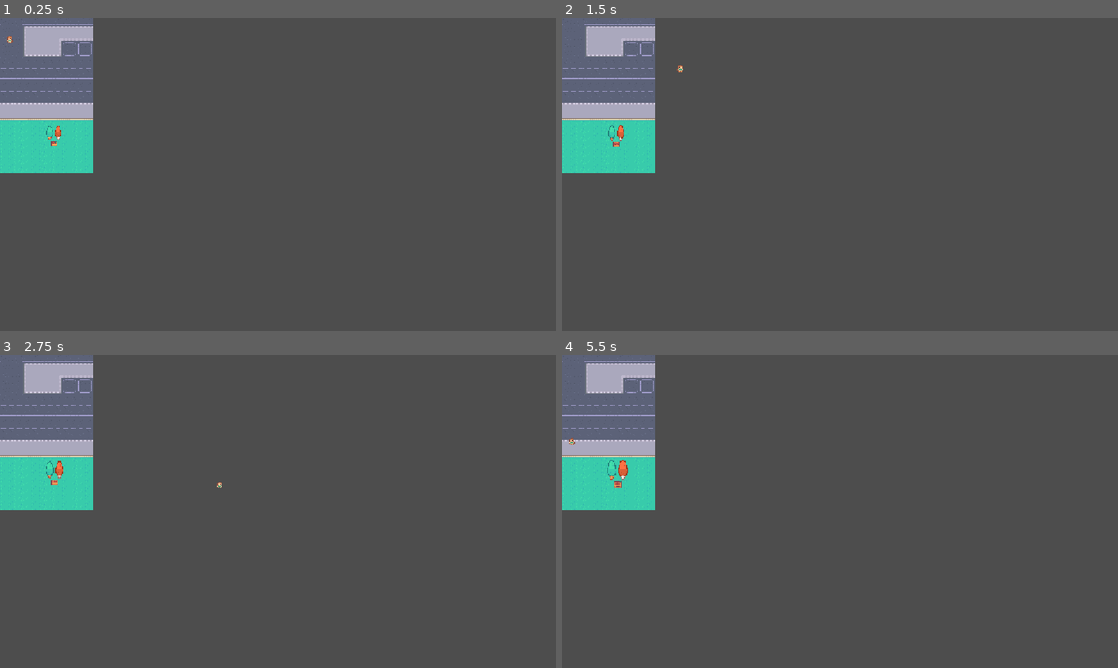
Above: before the commit, frames 1-4 (two rows, left to right).
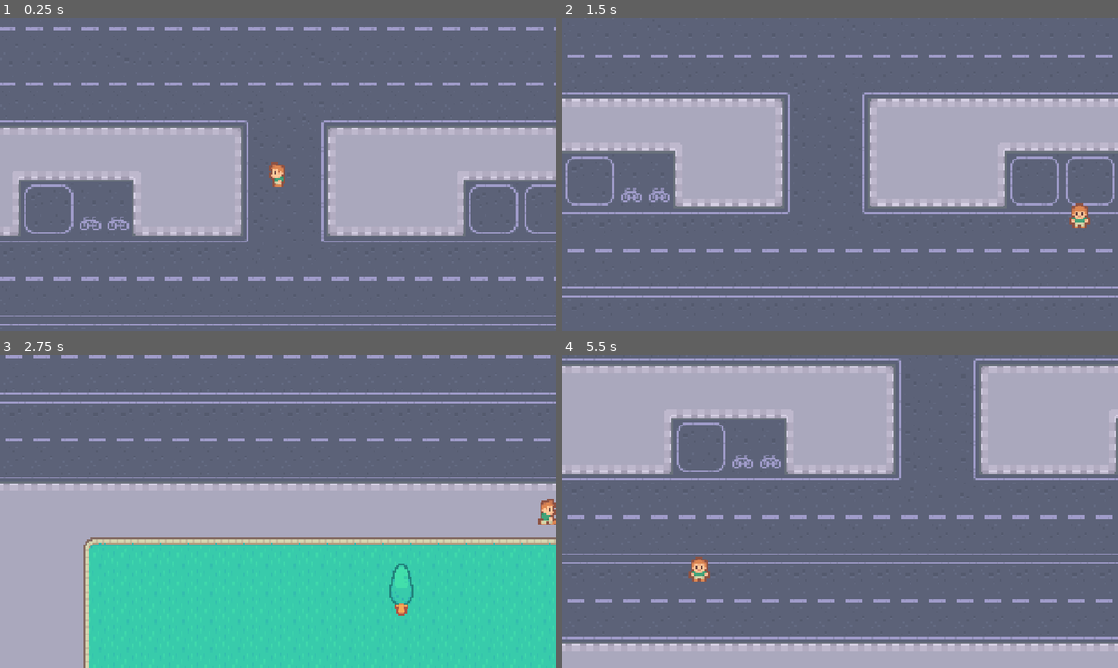
Above: after the commit, the same moments.

Repository: luyuil/godot-study
Game: Godot game, scene res://game.tscn
The game is run twice, just before and just after one commit, with the same random seed, the same clock (stepped at 60 frames per second) and the same inputs.
Inputs:
- Up to frame 1 (0.25 s): no input
- Up to frame 2 (1.5 s): tap Enter at 0.5 s; hold Right (right) 0.53-1.28 s; tap Space (confirm) at 0.6, 1.35 s; hold Down (down) from 1.28 s (still down)
- Up to frame 3 (2.75 s): release Down (down) at 2.03 s; hold Right (right) from 2.03 s (still down); tap Space (confirm) at 2.1 s
- Up to frame 4 (5.5 s): release Right (right) at 2.78 s; hold Up (up) 2.78-3.53 s; tap Space (confirm) every 0.75 s from 2.85 to 5.1 s; hold Left (left) 3.53-5.03 s; hold Down (down) from 5.03 s (still down)

The runs differ from the first frame. In frame 1, 97% of the frame differs, in the area x 0-100%, y 0-100%; in frame 2, 96%; in frame 3, 97%; in frame 4, 98%.

Commit message:
学习了用户输入，摄像机，物理碰撞，动画以及信号

Diff:
--- /dev/null
+++ b/过马路/game.gd
@@ -0,0 +1,16 @@
+extends Node2D
+
+
+# Called when the node enters the scene tree for the first time.
+func _ready() -> void:
+	pass # Replace with function body.
+
+
+# Called every frame. 'delta' is the elapsed time since the previous frame.
+func _process(delta: float) -> void:
+	pass
+
+
+func _on_timer_timeout() -> void:
+	print("beep")
+	pass # Replace with function body.
--- a/过马路/game.tscn
+++ b/过马路/game.tscn
@@ -1,16 +1,58 @@
 [gd_scene format=3 uid="uid://8xhkkif1qxch"]
 
 [ext_resource type="Texture2D" uid="uid://bxl1ncx185hnb" path="res://graphics/map.png" id="1_80nbo"]
+[ext_resource type="Script" uid="uid://8ofkc116ag8b" path="res://game.gd" id="1_fc0e3"]
 [ext_resource type="PackedScene" uid="uid://cw4cbt7a0k4ay" path="res://scenes/palyer.tscn" id="2_e2o6t"]
-[ext_resource type="PackedScene" uid="uid://dse57dah8ap8v" path="res://scenes/decoration.tscn" id="3_feb5d"]
+[ext_resource type="PackedScene" uid="uid://dse57dah8ap8v" path="res://scenes/tree.tscn" id="3_feb5d"]
+
+[sub_resource type="SegmentShape2D" id="SegmentShape2D_8f67h"]
+a = Vector2(7, -247)
+b = Vector2(7, 398)
+
+[sub_resource type="SegmentShape2D" id="SegmentShape2D_op28x"]
+a = Vector2(-194, -322)
+b = Vector2(193, -321)
+
+[sub_resource type="SegmentShape2D" id="SegmentShape2D_rt84h"]
+a = Vector2(-194, 322)
+b = Vector2(194, 322)
+
+[sub_resource type="SegmentShape2D" id="SegmentShape2D_4nysl"]
+a = Vector2(193, 324)
+b = Vector2(193, -321)
 
 [node name="Game" type="Node2D" unique_id=841439719]
+script = ExtResource("1_fc0e3")
+metadata/_edit_vertical_guides_ = [-192.0]
+metadata/_edit_horizontal_guides_ = [-320.0]
 
-[node name="Sprite2D" type="Sprite2D" parent="." unique_id=708167897]
+[node name="BG" type="Sprite2D" parent="." unique_id=708167897]
 texture = ExtResource("1_80nbo")
 
 [node name="Palyer" parent="." unique_id=1358603997 instance=ExtResource("2_e2o6t")]
 position = Vector2(20, 44)
 
-[node name="decoration" parent="." unique_id=142980876 instance=ExtResource("3_feb5d")]
+[node name="Tree" parent="." unique_id=142980876 instance=ExtResource("3_feb5d")]
 position = Vector2(103, 238)
+
+[node name="borders" type="Node2D" parent="." unique_id=1550572604]
+
+[node name="StaticBody2D" type="StaticBody2D" parent="borders" unique_id=694037481]
+
+[node name="CollisionShape2D" type="CollisionShape2D" parent="borders/StaticBody2D" unique_id=1136923354]
+position = Vector2(-201, -75)
+shape = SubResource("SegmentShape2D_8f67h")
+
+[node name="CollisionShape2D2" type="CollisionShape2D" parent="borders/StaticBody2D" unique_id=1311861654]
+shape = SubResource("SegmentShape2D_op28x")
+
+[node name="CollisionShape2D3" type="CollisionShape2D" parent="borders/StaticBody2D" unique_id=1232667288]
+shape = SubResource("SegmentShape2D_rt84h")
+
+[node name="CollisionShape2D4" type="CollisionShape2D" parent="borders/StaticBody2D" unique_id=1963831379]
+shape = SubResource("SegmentShape2D_4nysl")
+
+[node name="Timer" type="Node" parent="." unique_id=173190713]
+
+[node name="Car_Timer" type="Timer" parent="Timer" unique_id=235890394]
+autostart = true
--- a/过马路/project.godot
+++ b/过马路/project.godot
@@ -17,6 +17,8 @@
 
 [display]
 
+window/size/viewport_width=1280
+window/size/viewport_height=720
 window/stretch/mode="canvas_items"
 window/stretch/aspect="expand"
 
--- a/过马路/scenes/decoration.tscn
+++ /dev/null
@@ -1,20 +0,0 @@
-[gd_scene format=3 uid="uid://dse57dah8ap8v"]
-
-[ext_resource type="Texture2D" uid="uid://cyqopkgrpbskv" path="res://graphics/objects/tree1.png" id="1_1wwvk"]
-[ext_resource type="Script" uid="uid://cs2mog6w7rkvy" path="res://scenes/decoration.gd" id="2_cgjip"]
-[ext_resource type="Texture2D" uid="uid://cr43aqopdpxvx" path="res://graphics/objects/tree2.png" id="3_3qy4m"]
-[ext_resource type="Texture2D" uid="uid://cfix5hk4g5ayq" path="res://graphics/objects/box1.png" id="4_chclx"]
-
-[node name="decoration" type="Node2D" unique_id=142980876]
-script = ExtResource("2_cgjip")
-
-[node name="Tree2" type="Sprite2D" parent="." unique_id=1882564659]
-position = Vector2(17, 0)
-texture = ExtResource("3_3qy4m")
-
-[node name="Box1" type="Sprite2D" parent="." unique_id=285041011]
-position = Vector2(9, 22)
-texture = ExtResource("4_chclx")
-
-[node name="Tree1" type="Sprite2D" parent="." unique_id=1354116081]
-texture = ExtResource("1_1wwvk")
--- /dev/null
+++ b/过马路/scenes/palyer.gd
@@ -0,0 +1,43 @@
+extends CharacterBody2D
+
+
+var direction: Vector2 = Vector2.ZERO
+var speed: int = 200
+
+func _physics_process(_delta: float) -> void:
+	direction = Input.get_vector("left","right","up","down")
+	velocity = direction * speed
+	animation()
+	move_and_slide()
+
+	if Input.is_action_just_pressed("confirm"):
+		print("start")
+
+func animation():
+	if direction != Vector2.ZERO:
+		# 获取主要方向
+		var anim_name: String
+		if abs(direction.x) > abs(direction.y):
+			anim_name = "right" if direction.x > 0 else "left"
+		else:
+			anim_name = "down" if direction.y > 0 else "up"
+		$AnimatedSprite2D.play(anim_name)
+	else:
+		$AnimatedSprite2D.stop()
+
+		# 一行代码搞定动画的反转效果（左右）
+		#$AnimatedSprite2D.flip_h = direction.x > 0
+		#if direction.x > 0:
+			#$AnimatedSprite2D.flip_h = true
+		#else:
+			#$AnimatedSprite2D.flip_h = false
+		pass
+
+# Called when the node enters the scene tree for the first time.
+func _ready() -> void:
+	pass # Replace with function body.
+
+
+# Called every frame. 'delta' is the elapsed time since the previous frame.
+func _process(_delta: float) -> void:
+	pass
--- a/过马路/scenes/palyer.tscn
+++ b/过马路/scenes/palyer.tscn
@@ -1,10 +1,145 @@
 [gd_scene format=3 uid="uid://cw4cbt7a0k4ay"]
 
-[ext_resource type="Texture2D" uid="uid://x07mhg0hud7s" path="res://graphics/player/player_simple.png" id="1_7ruv0"]
-[ext_resource type="Script" uid="uid://qhgfgn68vpve" path="res://scenes/player.gd" id="2_srq6k"]
+[ext_resource type="Script" uid="uid://cx5ebhemrnovs" path="res://scenes/palyer.gd" id="1_cnjcc"]
+[ext_resource type="Texture2D" uid="uid://c5w3t0nhga2xy" path="res://graphics/player/player_tileset.png" id="2_srq6k"]
 
-[node name="Palyer" type="Node2D" unique_id=1358603997]
+[sub_resource type="RectangleShape2D" id="RectangleShape2D_8f67h"]
+size = Vector2(12, 10)
 
-[node name="Sprite2D" type="Sprite2D" parent="." unique_id=988476053]
-texture = ExtResource("1_7ruv0")
-script = ExtResource("2_srq6k")
+[sub_resource type="AtlasTexture" id="AtlasTexture_psos0"]
+atlas = ExtResource("2_srq6k")
+region = Rect2(16, 0, 16, 16)
+
+[sub_resource type="AtlasTexture" id="AtlasTexture_37i00"]
+atlas = ExtResource("2_srq6k")
+region = Rect2(16, 16, 16, 16)
+
+[sub_resource type="AtlasTexture" id="AtlasTexture_c3rlw"]
+atlas = ExtResource("2_srq6k")
+region = Rect2(16, 32, 16, 16)
+
+[sub_resource type="AtlasTexture" id="AtlasTexture_srq6k"]
+atlas = ExtResource("2_srq6k")
+region = Rect2(0, 0, 16, 16)
+
+[sub_resource type="AtlasTexture" id="AtlasTexture_cnjcc"]
+atlas = ExtResource("2_srq6k")
+region = Rect2(0, 16, 16, 16)
+
+[sub_resource type="AtlasTexture" id="AtlasTexture_fl2mc"]
+atlas = ExtResource("2_srq6k")
+region = Rect2(0, 32, 16, 16)
+
+[sub_resource type="AtlasTexture" id="AtlasTexture_5vpto"]
+atlas = ExtResource("2_srq6k")
+region = Rect2(48, 0, 16, 16)
+
+[sub_resource type="AtlasTexture" id="AtlasTexture_nqdyy"]
+atlas = ExtResource("2_srq6k")
+region = Rect2(48, 16, 16, 16)
+
+[sub_resource type="AtlasTexture" id="AtlasTexture_yaty2"]
+atlas = ExtResource("2_srq6k")
+region = Rect2(48, 32, 16, 16)
+
+[sub_resource type="AtlasTexture" id="AtlasTexture_gwruk"]
+atlas = ExtResource("2_srq6k")
+region = Rect2(32, 0, 16, 16)
+
+[sub_resource type="AtlasTexture" id="AtlasTexture_l8t1n"]
+atlas = ExtResource("2_srq6k")
+region = Rect2(32, 16, 16, 16)
+
+[sub_resource type="AtlasTexture" id="AtlasTexture_px84c"]
+atlas = ExtResource("2_srq6k")
+region = Rect2(32, 32, 16, 16)
+
+[sub_resource type="SpriteFrames" id="SpriteFrames_8f67h"]
+animations = [{
+"frames": [{
+"duration": 1.0,
+"texture": SubResource("AtlasTexture_psos0")
+}, {
+"duration": 1.0,
+"texture": SubResource("AtlasTexture_37i00")
+}, {
+"duration": 1.0,
+"texture": SubResource("AtlasTexture_psos0")
+}, {
+"duration": 1.0,
+"texture": SubResource("AtlasTexture_c3rlw")
+}],
+"loop": 1,
+"name": &"down",
+"speed": 5.0
+}, {
+"frames": [{
+"duration": 1.0,
+"texture": SubResource("AtlasTexture_srq6k")
+}, {
+"duration": 1.0,
+"texture": SubResource("AtlasTexture_cnjcc")
+}, {
+"duration": 1.0,
+"texture": SubResource("AtlasTexture_srq6k")
+}, {
+"duration": 1.0,
+"texture": SubResource("AtlasTexture_fl2mc")
+}],
+"loop": 1,
+"name": &"left",
+"speed": 5.0
+}, {
+"frames": [{
+"duration": 1.0,
+"texture": SubResource("AtlasTexture_5vpto")
+}, {
+"duration": 1.0,
+"texture": SubResource("AtlasTexture_nqdyy")
+}, {
+"duration": 1.0,
+"texture": SubResource("AtlasTexture_5vpto")
+}, {
+"duration": 1.0,
+"texture": SubResource("AtlasTexture_yaty2")
+}],
+"loop": 1,
+"name": &"right",
+"speed": 5.0
+}, {
+"frames": [{
+"duration": 1.0,
+"texture": SubResource("AtlasTexture_gwruk")
+}, {
+"duration": 1.0,
+"texture": SubResource("AtlasTexture_l8t1n")
+}, {
+"duration": 1.0,
+"texture": SubResource("AtlasTexture_gwruk")
+}, {
+"duration": 1.0,
+"texture": SubResource("AtlasTexture_px84c")
+}],
+"loop": 1,
+"name": &"up",
+"speed": 5.0
+}]
+
+[node name="Palyer" type="CharacterBody2D" unique_id=2079041363]
+script = ExtResource("1_cnjcc")
+
+[node name="CollisionShape2D" type="CollisionShape2D" parent="." unique_id=1805780087]
+shape = SubResource("RectangleShape2D_8f67h")
+
+[node name="Camera2D" type="Camera2D" parent="." unique_id=2043267784]
+zoom = Vector2(4, 4)
+limit_left = -192
+limit_top = -320
+limit_right = 192
+limit_bottom = 320
+position_smoothing_enabled = true
+
+[node name="AnimatedSprite2D" type="AnimatedSprite2D" parent="." unique_id=400651209]
+sprite_frames = SubResource("SpriteFrames_8f67h")
+animation = &"left"
+autoplay = "left"
--- a/过马路/scenes/player.gd
+++ /dev/null
@@ -1,21 +0,0 @@
-extends Sprite2D
-
-
-var direction: Vector2 = Vector2.ZERO
-var speed: int = 5
-
-func _physics_process(_delta: float) -> void:
-	direction = Input.get_vector("left","right","up","down")
-	position += direction * speed
-
-	if Input.is_action_just_pressed("confirm"):
-		print("start")
-
-# Called when the node enters the scene tree for the first time.
-func _ready() -> void:
-	pass # Replace with function body.
-
-
-# Called every frame. 'delta' is the elapsed time since the previous frame.
-func _process(_delta: float) -> void:
-	pass
--- a/过马路/scenes/decoration.gd
+++ b/过马路/scenes/tree.gd
@@ -1,7 +1,4 @@
-extends Node2D
-
-func _physics_process(_delta: float) -> void:
-	scale = scale * 1.001
+extends StaticBody2D
 
 
 # Called when the node enters the scene tree for the first time.
--- /dev/null
+++ b/过马路/scenes/tree.tscn
@@ -0,0 +1,16 @@
+[gd_scene format=3 uid="uid://dse57dah8ap8v"]
+
+[ext_resource type="Texture2D" uid="uid://cyqopkgrpbskv" path="res://graphics/objects/tree1.png" id="1_1wwvk"]
+[ext_resource type="Script" uid="uid://cs2mog6w7rkvy" path="res://scenes/tree.gd" id="2_cgjip"]
+
+[sub_resource type="RectangleShape2D" id="RectangleShape2D_8f67h"]
+size = Vector2(12, 20)
+
+[node name="tree" type="StaticBody2D" unique_id=1061997228]
+script = ExtResource("2_cgjip")
+
+[node name="Tree1" type="Sprite2D" parent="." unique_id=1354116081]
+texture = ExtResource("1_1wwvk")
+
+[node name="CollisionShape2D" type="CollisionShape2D" parent="." unique_id=1069417265]
+shape = SubResource("RectangleShape2D_8f67h")
Not shown, added: 过马路/game.gd.uid
Not shown, added: 过马路/scenes/palyer.gd.uid
Not shown, removed: 过马路/scenes/player.gd.uid
Renamed: 过马路/scenes/decoration.gd.uid -> 过马路/scenes/tree.gd.uid
